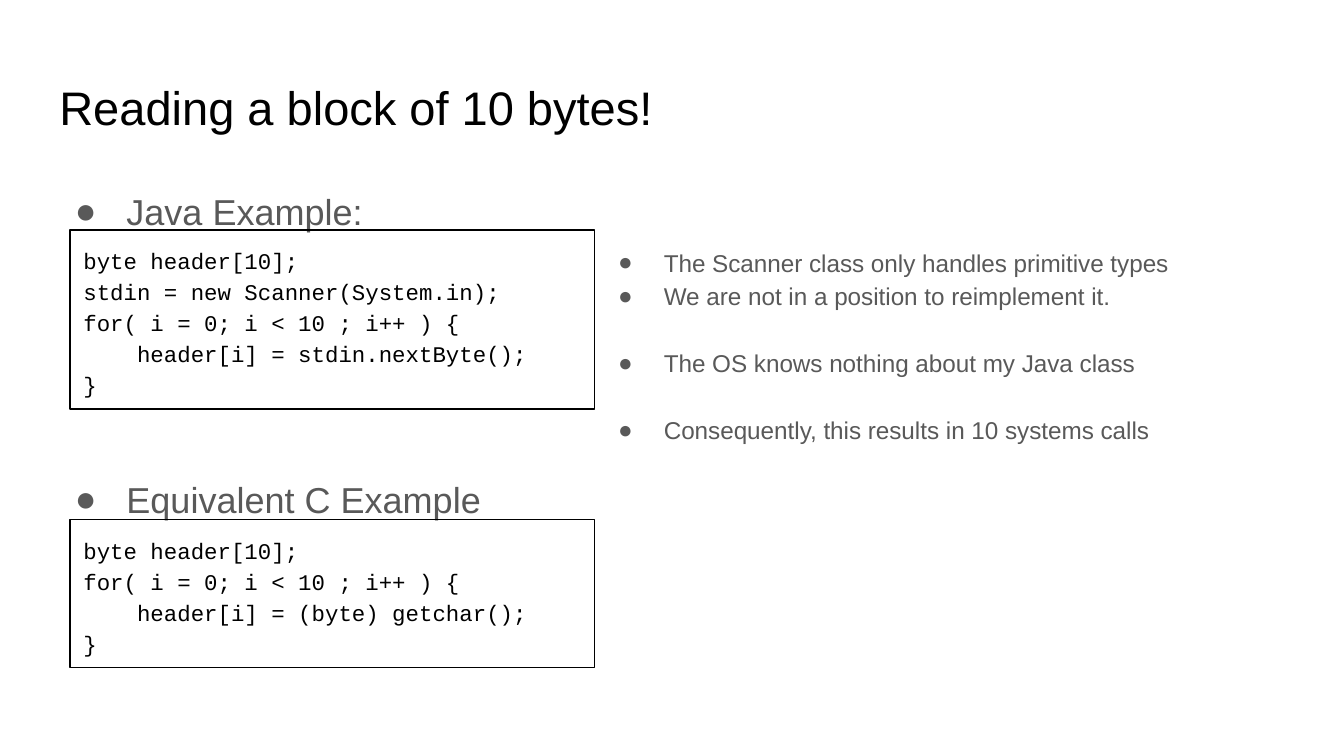
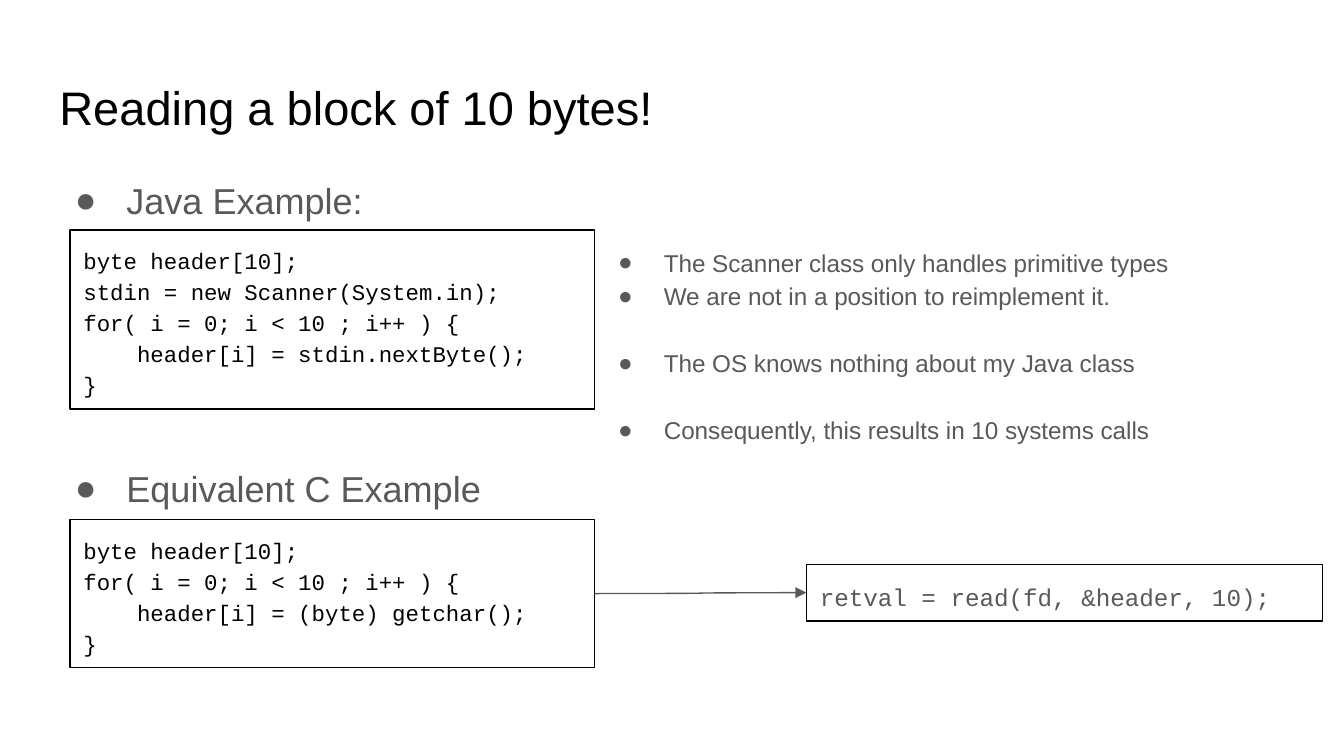
Before and after one commit to COMP122/comp122-s22, a slide deck: slide 6 of models_comp_comm/documents/The Process.pptx. Drawn at 1344x756 pixels with LibreOffice and Linux fonts; fonts in the diff are those of the drawing. Boxes give left, top, right and bottom in pixels: in the first picture for what was removed or moved away, otherwise in the second. Text is boxed around its words. In the diff, an @@ line names an element or a change of style, - is before the commit and + after.

```diff
--- a/models_comp_comm/documents/The Process.pptx
+++ b/models_comp_comm/documents/The Process.pptx
@@ text "Java Example:": place and size @@
-text "Java Example:" at [126, 199, 481, 520]
+text "Java Example:" at [126, 188, 481, 509]
@@ rectangle added at [806, 564, 1322, 621], outline #000000 0.75 pt, 13 pt, text #595959 @@
+retval = read(fd, &header, 10);
@@ curved arrow added from (594, 594) to (806, 593), #595959 0.75 pt @@
```
Also in this commit, not shown: 7 other slides changed, 4 other files.
